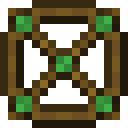
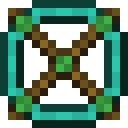
Before/after of a 128px x 128px layered artwork. What changed in the layer stack:
added group "Diamond GEARs" with 9 layers above "Iron GEARs" over [left=0, top=0, right=128, bottom=128]
added layer "Custom Shading #4" in group "Diamond GEARs" over [left=0, top=24, right=112, bottom=128]
added layer "diamond_pickaxe.png copy #6" in group "Diamond GEARs" over [left=0, top=64, right=64, bottom=128]
added layer "diamond_pickaxe.png copy #2" in group "Diamond GEARs" over [left=0, top=0, right=64, bottom=64]
added layer "diamond_pickaxe.png copy #1" in group "Diamond GEARs" over [left=64, top=64, right=128, bottom=128]
added layer "diamond_pickaxe.png copy" in group "Diamond GEARs" over [left=64, top=0, right=128, bottom=64]
added group "Layer Group copy #2" with 2 layers in group "Diamond GEARs" over [left=16, top=16, right=104, bottom=112]
added layer "wooden_pickaxe.png copy #9" in group "Layer Group copy #2" over [left=16, top=24, right=104, bottom=112]
added layer "wooden_pickaxe.png copy #10" in group "Layer Group copy #2" over [left=16, top=16, right=104, bottom=104]
hid group "Wood gears" (9 layers) over [left=0, top=0, right=128, bottom=128]
